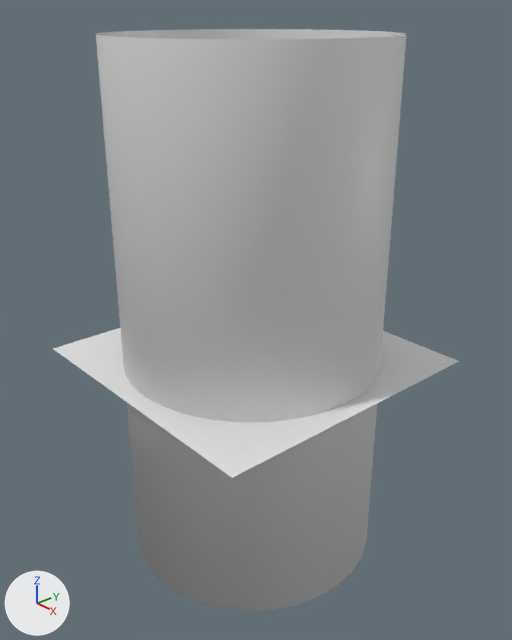
The Blender file sky.blend: old version first, new version second.
Rendered twice from a camera (50 mm lens) standing at (13.23, -11.38, 8.48) and looking at (0.12, 0.04, 0.86). Lighting does not change. The marker at lower left points along +X, +Y and +Z.
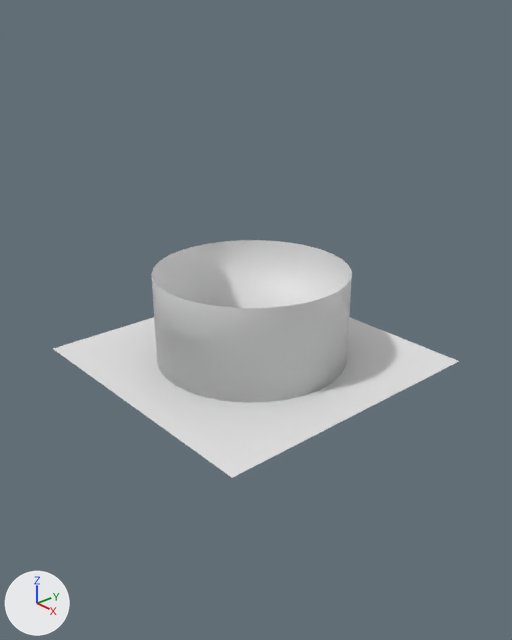
The change, as a list of edits to the scene's bpy script:
```text
Change ob_cylinder:
    ob_cylinder.scale: (3.48, 3.48, 3.48) -> (2.59, 2.59, 0.626)
```

Changed parts and their boxes [x1, y1, x2, y2] in the pictures (512 x 640 px):
'Cylinder', rescaled (35% narrower, 72% shorter): before [96, 29, 406, 611]; after [151, 240, 352, 403]
